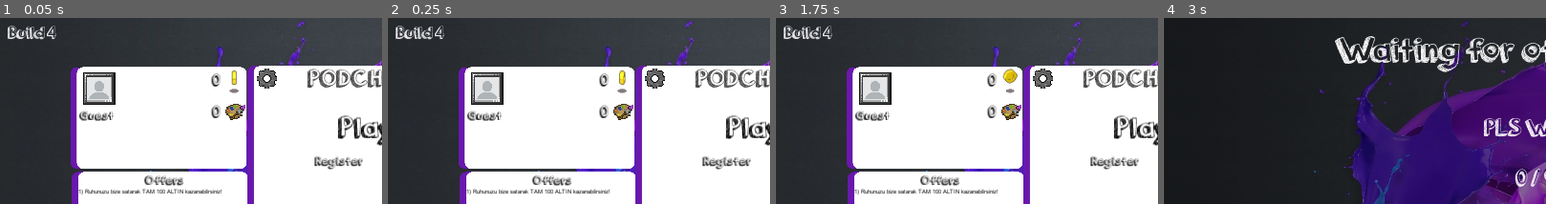
Above: before the commit, frames 1-4 (left to right).
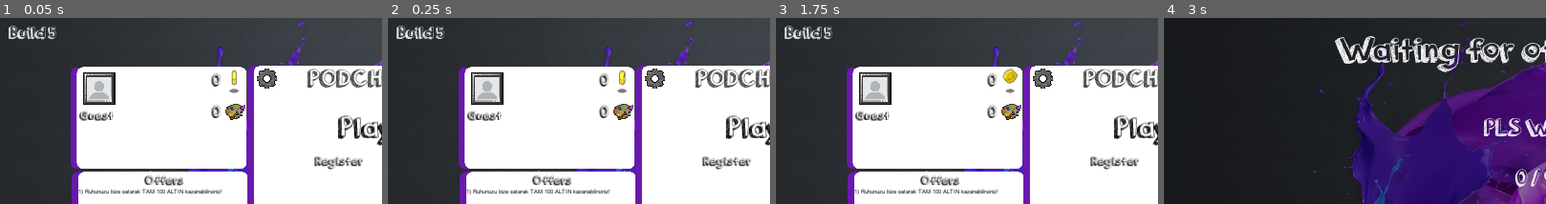
Above: after the commit, the same moments.

Repository: Ludermis/Podchest
Game: Godot game, scene res://Prefabs/Scenes/MainScene.tscn
Same seed, same stepped clock (60 frames per second), same inputs: the game is played once before the commit and once after it.
Inputs (mouse positions are % of the whole screen's width and height, from its top left):
- Up to frame 1 (0.05 s): no input
- Up to frame 2 (0.25 s): no input
- Up to frame 3 (1.75 s): click "Play" at 0.5 s; click "Main Menu" at 1.25 s
- Up to frame 4 (3 s): click "Play" at 2 s; tap Enter at 2.75 s; move the mouse to (72, 45) at 2.77 s; hold D (right) from 2.78 s (still down); click (72, 45) at 2.85 s
The pictures show only the part of the screen within x 1-51%, y 1-51%; the shares and areas given below are measured in that part.

The runs differ from the first frame. In frame 1, 0.6% of the frame differs, in the area x 2-15%, y 4-12%; in frame 2, 0.6%; in frame 3, 0.6%; in frame 4, nothing differs.

Commit message:
Lynext
Trap animation

Diff:
--- a/Prefabs/Characters/Villager.tscn
+++ b/Prefabs/Characters/Villager.tscn
@@ -6,198 +6,219 @@
 [ext_resource path="res://Scripts/Objects/Schyte.gd" type="Script" id=4]
 [ext_resource path="res://Fonts/arial.ttf" type="DynamicFontData" id=5]
 
-[sub_resource type="DynamicFont" id=1]
+[sub_resource type="DynamicFont" id=47]
 size = 33
 outline_size = 4
 outline_color = Color( 0, 0, 0, 1 )
 use_filter = true
 font_data = ExtResource( 5 )
 
-[sub_resource type="AtlasTexture" id=3]
+[sub_resource type="AtlasTexture" id=48]
 atlas = ExtResource( 1 )
 region = Rect2( 64, 576, 64, 64 )
 
-[sub_resource type="AtlasTexture" id=4]
+[sub_resource type="AtlasTexture" id=49]
 atlas = ExtResource( 1 )
 region = Rect2( 128, 576, 64, 64 )
 
-[sub_resource type="AtlasTexture" id=5]
+[sub_resource type="AtlasTexture" id=50]
 atlas = ExtResource( 1 )
 region = Rect2( 192, 576, 64, 64 )
 
-[sub_resource type="AtlasTexture" id=6]
+[sub_resource type="AtlasTexture" id=51]
 atlas = ExtResource( 1 )
 region = Rect2( 256, 576, 64, 64 )
 
-[sub_resource type="AtlasTexture" id=7]
+[sub_resource type="AtlasTexture" id=52]
 atlas = ExtResource( 1 )
 region = Rect2( 320, 576, 64, 64 )
 
-[sub_resource type="AtlasTexture" id=8]
+[sub_resource type="AtlasTexture" id=53]
 atlas = ExtResource( 1 )
 region = Rect2( 384, 576, 64, 64 )
 
-[sub_resource type="AtlasTexture" id=9]
+[sub_resource type="AtlasTexture" id=54]
 atlas = ExtResource( 1 )
 region = Rect2( 448, 576, 64, 64 )
 
-[sub_resource type="AtlasTexture" id=10]
+[sub_resource type="AtlasTexture" id=55]
 atlas = ExtResource( 1 )
 region = Rect2( 512, 576, 64, 64 )
 
-[sub_resource type="AtlasTexture" id=11]
+[sub_resource type="AtlasTexture" id=56]
 atlas = ExtResource( 1 )
 region = Rect2( 64, 704, 64, 64 )
 
-[sub_resource type="AtlasTexture" id=12]
+[sub_resource type="AtlasTexture" id=57]
 atlas = ExtResource( 1 )
 region = Rect2( 128, 704, 64, 64 )
 
-[sub_resource type="AtlasTexture" id=13]
+[sub_resource type="AtlasTexture" id=58]
 atlas = ExtResource( 1 )
 region = Rect2( 192, 704, 64, 64 )
 
-[sub_resource type="AtlasTexture" id=14]
+[sub_resource type="AtlasTexture" id=59]
 atlas = ExtResource( 1 )
 region = Rect2( 256, 704, 64, 64 )
 
-[sub_resource type="AtlasTexture" id=15]
+[sub_resource type="AtlasTexture" id=60]
 atlas = ExtResource( 1 )
 region = Rect2( 320, 704, 64, 64 )
 
-[sub_resource type="AtlasTexture" id=16]
+[sub_resource type="AtlasTexture" id=61]
 atlas = ExtResource( 1 )
 region = Rect2( 384, 704, 64, 64 )
 
-[sub_resource type="AtlasTexture" id=17]
+[sub_resource type="AtlasTexture" id=62]
 atlas = ExtResource( 1 )
 region = Rect2( 448, 704, 64, 64 )
 
-[sub_resource type="AtlasTexture" id=18]
+[sub_resource type="AtlasTexture" id=63]
 atlas = ExtResource( 1 )
 region = Rect2( 512, 704, 64, 64 )
 
-[sub_resource type="AtlasTexture" id=19]
+[sub_resource type="AtlasTexture" id=64]
 atlas = ExtResource( 1 )
 region = Rect2( 64, 512, 64, 64 )
 
-[sub_resource type="AtlasTexture" id=20]
+[sub_resource type="AtlasTexture" id=65]
 atlas = ExtResource( 1 )
 region = Rect2( 128, 512, 64, 64 )
 
-[sub_resource type="AtlasTexture" id=21]
+[sub_resource type="AtlasTexture" id=66]
 atlas = ExtResource( 1 )
 region = Rect2( 192, 512, 64, 64 )
 
-[sub_resource type="AtlasTexture" id=22]
+[sub_resource type="AtlasTexture" id=67]
 atlas = ExtResource( 1 )
 region = Rect2( 256, 512, 64, 64 )
 
-[sub_resource type="AtlasTexture" id=23]
+[sub_resource type="AtlasTexture" id=68]
 atlas = ExtResource( 1 )
 region = Rect2( 320, 512, 64, 64 )
 
-[sub_resource type="AtlasTexture" id=24]
+[sub_resource type="AtlasTexture" id=69]
 atlas = ExtResource( 1 )
 region = Rect2( 384, 512, 64, 64 )
 
-[sub_resource type="AtlasTexture" id=25]
+[sub_resource type="AtlasTexture" id=70]
 atlas = ExtResource( 1 )
 region = Rect2( 448, 512, 64, 64 )
 
-[sub_resource type="AtlasTexture" id=26]
+[sub_resource type="AtlasTexture" id=71]
 atlas = ExtResource( 1 )
 region = Rect2( 512, 512, 64, 64 )
 
-[sub_resource type="AtlasTexture" id=27]
+[sub_resource type="AtlasTexture" id=43]
+atlas = ExtResource( 1 )
+region = Rect2( 0, 1280, 64, 64 )
+
+[sub_resource type="AtlasTexture" id=44]
+atlas = ExtResource( 1 )
+region = Rect2( 64, 1280, 64, 64 )
+
+[sub_resource type="AtlasTexture" id=45]
+atlas = ExtResource( 1 )
+region = Rect2( 128, 1280, 64, 64 )
+
+[sub_resource type="AtlasTexture" id=46]
+atlas = ExtResource( 1 )
+region = Rect2( 192, 1280, 64, 64 )
+
+[sub_resource type="AtlasTexture" id=72]
 atlas = ExtResource( 1 )
 region = Rect2( 64, 640, 64, 64 )
 
-[sub_resource type="AtlasTexture" id=28]
+[sub_resource type="AtlasTexture" id=73]
 atlas = ExtResource( 1 )
 region = Rect2( 128, 640, 64, 64 )
 
-[sub_resource type="AtlasTexture" id=29]
+[sub_resource type="AtlasTexture" id=74]
 atlas = ExtResource( 1 )
 region = Rect2( 192, 640, 64, 64 )
 
-[sub_resource type="AtlasTexture" id=30]
+[sub_resource type="AtlasTexture" id=75]
 atlas = ExtResource( 1 )
 region = Rect2( 256, 640, 64, 64 )
 
-[sub_resource type="AtlasTexture" id=31]
+[sub_resource type="AtlasTexture" id=76]
 atlas = ExtResource( 1 )
 region = Rect2( 320, 640, 64, 64 )
 
-[sub_resource type="AtlasTexture" id=32]
+[sub_resource type="AtlasTexture" id=77]
 atlas = ExtResource( 1 )
 region = Rect2( 384, 640, 64, 64 )
 
-[sub_resource type="AtlasTexture" id=33]
+[sub_resource type="AtlasTexture" id=78]
 atlas = ExtResource( 1 )
 region = Rect2( 448, 640, 64, 64 )
 
-[sub_resource type="AtlasTexture" id=34]
+[sub_resource type="AtlasTexture" id=79]
 atlas = ExtResource( 1 )
 region = Rect2( 512, 640, 64, 64 )
 
-[sub_resource type="AtlasTexture" id=35]
+[sub_resource type="AtlasTexture" id=80]
 atlas = ExtResource( 1 )
 region = Rect2( 0, 128, 64, 64 )
 
-[sub_resource type="AtlasTexture" id=36]
+[sub_resource type="AtlasTexture" id=81]
 atlas = ExtResource( 1 )
 region = Rect2( 64, 128, 64, 64 )
 
-[sub_resource type="AtlasTexture" id=37]
+[sub_resource type="AtlasTexture" id=82]
 atlas = ExtResource( 1 )
 region = Rect2( 128, 128, 64, 64 )
 
-[sub_resource type="AtlasTexture" id=38]
+[sub_resource type="AtlasTexture" id=83]
 atlas = ExtResource( 1 )
 region = Rect2( 192, 128, 64, 64 )
 
-[sub_resource type="AtlasTexture" id=39]
+[sub_resource type="AtlasTexture" id=84]
 atlas = ExtResource( 1 )
 region = Rect2( 256, 128, 64, 64 )
 
-[sub_resource type="AtlasTexture" id=40]
+[sub_resource type="AtlasTexture" id=85]
 atlas = ExtResource( 1 )
 region = Rect2( 320, 128, 64, 64 )
 
-[sub_resource type="AtlasTexture" id=41]
+[sub_resource type="AtlasTexture" id=86]
 atlas = ExtResource( 1 )
 region = Rect2( 384, 128, 64, 64 )
 
-[sub_resource type="SpriteFrames" id=42]
+[sub_resource type="SpriteFrames" id=87]
 animations = [ {
-"frames": [ SubResource( 3 ), SubResource( 4 ), SubResource( 5 ), SubResource( 6 ), SubResource( 7 ), SubResource( 8 ), SubResource( 9 ), SubResource( 10 ) ],
+"frames": [ SubResource( 48 ), SubResource( 49 ), SubResource( 50 ), SubResource( 51 ), SubResource( 52 ), SubResource( 53 ), SubResource( 54 ), SubResource( 55 ) ],
 "loop": true,
 "name": "left",
 "speed": 10.0
 }, {
-"frames": [ SubResource( 11 ), SubResource( 12 ), SubResource( 13 ), SubResource( 14 ), SubResource( 15 ), SubResource( 16 ), SubResource( 17 ), SubResource( 18 ) ],
+"frames": [ SubResource( 56 ), SubResource( 57 ), SubResource( 58 ), SubResource( 59 ), SubResource( 60 ), SubResource( 61 ), SubResource( 62 ), SubResource( 63 ) ],
 "loop": true,
 "name": "right",
 "speed": 10.0
 }, {
-"frames": [ SubResource( 19 ), SubResource( 20 ), SubResource( 21 ), SubResource( 22 ), SubResource( 23 ), SubResource( 24 ), SubResource( 25 ), SubResource( 26 ) ],
+"frames": [ SubResource( 64 ), SubResource( 65 ), SubResource( 66 ), SubResource( 67 ), SubResource( 68 ), SubResource( 69 ), SubResource( 70 ), SubResource( 71 ) ],
 "loop": true,
 "name": "up",
 "speed": 10.0
 }, {
-"frames": [ SubResource( 27 ), SubResource( 28 ), SubResource( 29 ), SubResource( 30 ), SubResource( 31 ), SubResource( 32 ), SubResource( 33 ), SubResource( 34 ) ],
+"frames": [ SubResource( 43 ), SubResource( 44 ), SubResource( 45 ), SubResource( 46 ) ],
+"loop": false,
+"name": "rooted",
+"speed": 10.0
+}, {
+"frames": [ SubResource( 72 ), SubResource( 73 ), SubResource( 74 ), SubResource( 75 ), SubResource( 76 ), SubResource( 77 ), SubResource( 78 ), SubResource( 79 ) ],
 "loop": true,
 "name": "down",
 "speed": 10.0
 }, {
-"frames": [ SubResource( 35 ), SubResource( 36 ), SubResource( 37 ), SubResource( 38 ), SubResource( 39 ), SubResource( 40 ), SubResource( 41 ) ],
+"frames": [ SubResource( 80 ), SubResource( 81 ), SubResource( 82 ), SubResource( 83 ), SubResource( 84 ), SubResource( 85 ), SubResource( 86 ) ],
 "loop": true,
 "name": "cast",
 "speed": 10.0
 } ]
 
-[sub_resource type="CircleShape2D" id=43]
+[sub_resource type="CircleShape2D" id=88]
 radius = 30.3022
 
 [node name="Player" type="KinematicBody2D" groups=[
@@ -230,13 +251,12 @@
 [node name="Sprite" type="AnimatedSprite" parent="."]
 position = Vector2( 0, -48 )
 scale = Vector2( 2, 2 )
-frames = SubResource( 42 )
+frames = SubResource( 87 )
 animation = "down"
-frame = 5
 
 [node name="CollisionShape2D" type="CollisionShape2D" parent="."]
 visible = false
-shape = SubResource( 43 )
+shape = SubResource( 88 )
 
 [node name="DirtTimer" type="Timer" parent="."]
 wait_time = 0.1
--- a/Prefabs/Objects/BearTrap.tscn
+++ b/Prefabs/Objects/BearTrap.tscn
@@ -22,7 +22,7 @@
 [sub_resource type="SpriteFrames" id=5]
 animations = [ {
 "frames": [ SubResource( 1 ), SubResource( 2 ), SubResource( 3 ), SubResource( 4 ) ],
-"loop": true,
+"loop": false,
 "name": "default",
 "speed": 5.0
 } ]
@@ -30,7 +30,7 @@
 [sub_resource type="CircleShape2D" id=6]
 
 [node name="BearTrap" type="Node2D"]
-scale = Vector2( 3, 3 )
+scale = Vector2( 4, 4 )
 z_index = -1
 script = ExtResource( 2 )
 
--- a/Scripts/Global/Vars.gd
+++ b/Scripts/Global/Vars.gd
@@ -16,7 +16,7 @@
 var objects = {}
 var roomMaster = -1
 var ping = 9999
-var build = "4"
+var build = "5"
 var buildConfirmed = false
 var newBuildIfMineWrong
 
--- a/Scripts/Objects/BearTrap.gd
+++ b/Scripts/Objects/BearTrap.gd
@@ -8,11 +8,20 @@
 var trappedPlayer = -1
 var trapTimeRemaining = 0
 
+var animationPlayed = false setget setAnimationPlayed
+
+func setAnimationPlayed (v):
+	animationPlayed = v
+	if animationPlayed:
+		$AnimatedSprite.play("default")
+
 func _ready():
 	if Vars.myTeam != Vars.objects[whoSummoned]["team"]:
 		modulate = Vars.teams[Vars.objects[whoSummoned]["team"]]["color"].blend(Color(1,1,1,0.3))
 func _process(delta):
 	if trappedPlayer == Client.selfPeerID:
+		if Vars.objects[Client.selfPeerID].get_node("Sprite").animation != "rooted":
+			Vars.objects[Client.selfPeerID].get_node("Sprite").play("rooted")
 		Vars.objects[Client.selfPeerID].canMove = false
 		Vars.objects[Client.selfPeerID].animationPlaying = false
 	if Vars.roomMaster == Client.selfPeerID:
@@ -38,6 +47,8 @@
 			return
 		if body.is_in_group("Player") && Vars.objects[body.id]["team"] != Vars.objects[whoSummoned]["team"]:
 			trapTimeRemaining = 2
+			get_tree().root.get_node("Main").rpc_id(1,"objectUpdated",Client.selfPeerID,id,{"animationPlayed": true})
+			$AnimatedSprite.play("default")
 			trappedPlayer = body.id
 
 func _on_BearTrap_tree_exited():
Not shown: 2 places in Prefabs/Characters/Villager.tscn that only renumber resources
